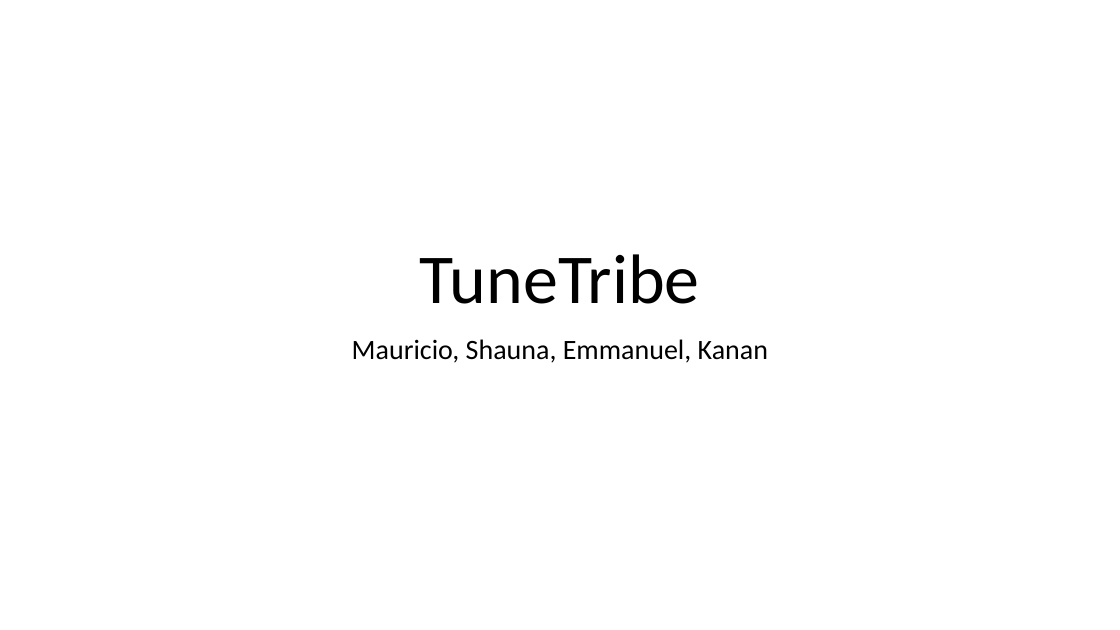
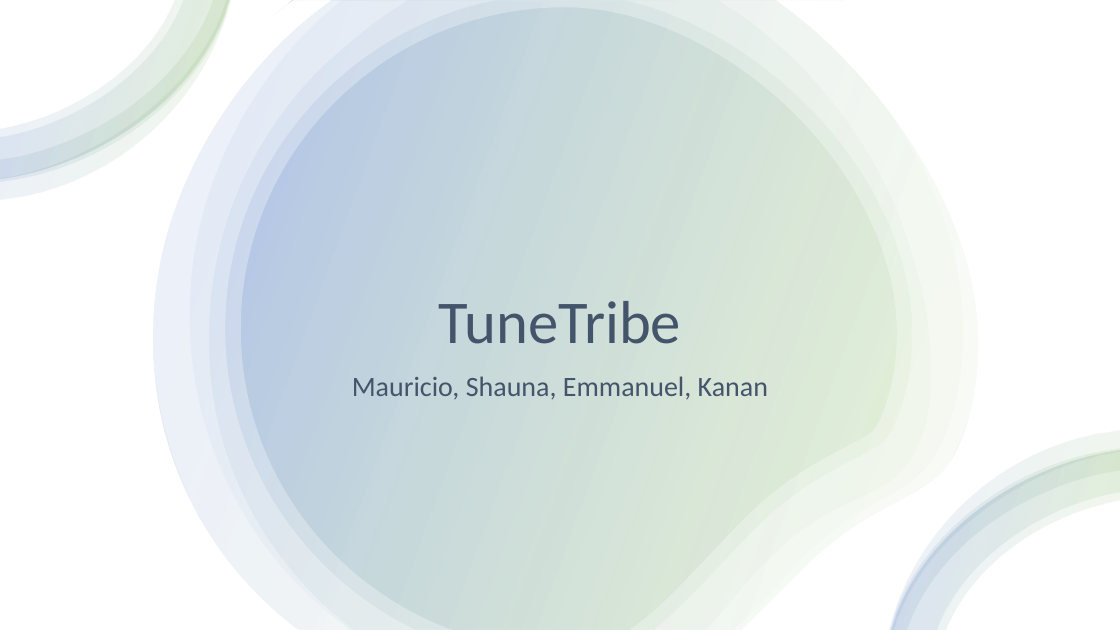
Before and after one commit to etgalang/TuneTribe, a slide deck: slide 1 of TuneTribe.pptx. Drawn at 1120x630 pixels with LibreOffice and Linux fonts; fonts in the diff are those of the drawing. Boxes give left, top, right and bottom in pixels: in the first picture for what was removed or moved away, otherwise in the second. Text is boxed around its words. In the diff, an @@ line names an element or a change of style, - is before the commit and + after.

```diff
--- a/TuneTribe.pptx
+++ b/TuneTribe.pptx
@@ rectangle added at (0, 0, 1120, 630), fill #FFFFFF @@
@@ group added at (0, 0, 231, 199): 4 freeform shapes @@
@@ group added at (120, 0, 1017, 630): 7 freeform shapes @@
@@ freeform shape added at (138, 0, 999, 630), fill gradient #70AD47 to #4472C4 @@
@@ title "TuneTribe": place and size @@
-title "TuneTribe" at (420, 254, 700, 304)
+title "TuneTribe" at (439, 301, 681, 344)
@@ title "TuneTribe" at (439, 301, 681, 344): size 60 to 52 pt, text colour #000000 to #44546A @@
@@ subtitle "Mauricio, Shauna, Emmanuel, Kanan": place and size @@
-subtitle "Mauricio, Shauna, Emmanuel, Kanan" at (352, 339, 768, 363)
+subtitle "Mauricio, Shauna, Emmanuel, Kanan" at (352, 376, 768, 399)
@@ subtitle "Mauricio, Shauna, Emmanuel, Kanan" at (352, 376, 768, 399): text colour #000000 to #44546A @@
@@ group added at (890, 430, 1120, 630): 4 freeform shapes @@
```
Also in this commit, not shown: 1 other slide changed, 1 slide added, 1 slide removed, 5 other files.
